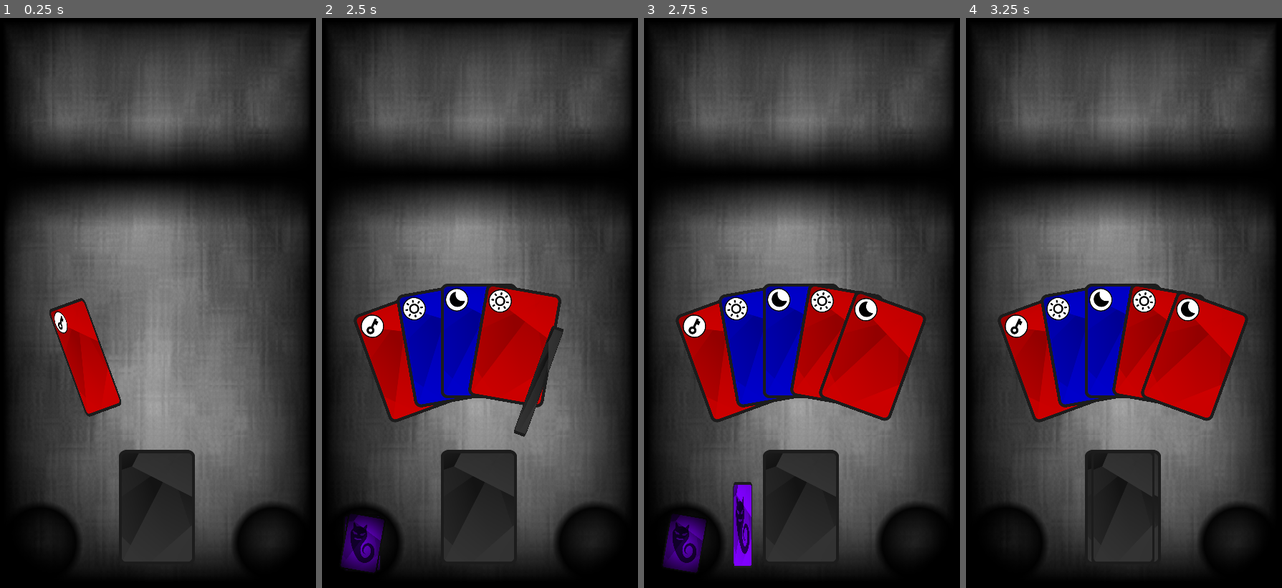
Above: before the commit, frames 1-4 (left to right).
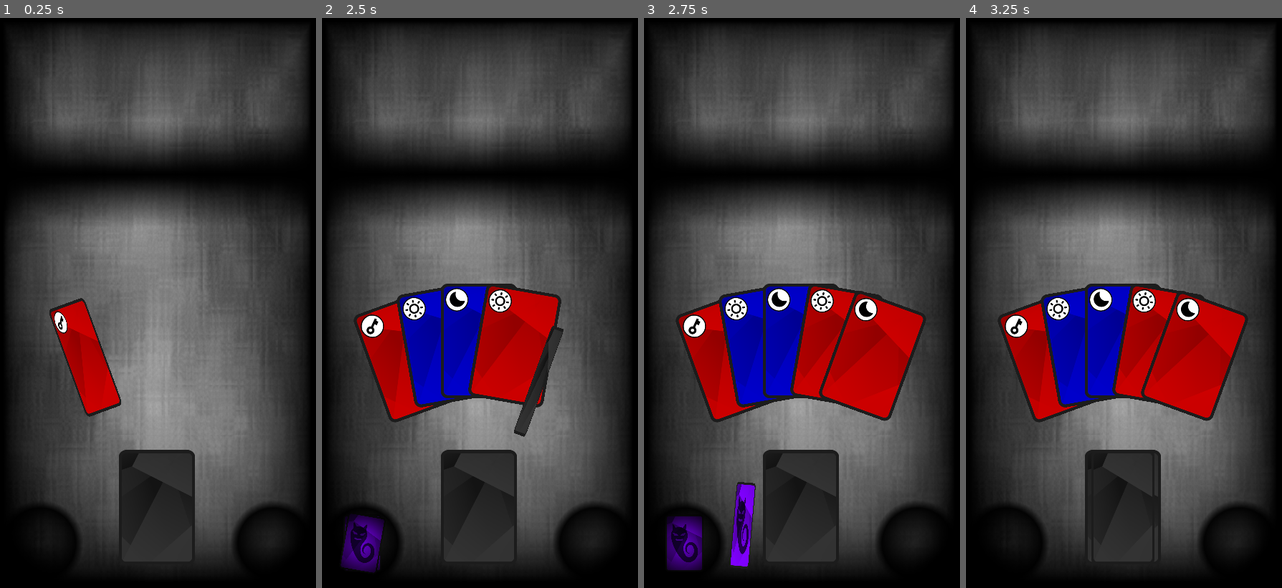
Above: after the commit, the same moments.

Repository: marcopar/Onirica
Game: Godot game, scene res://scenes/main/main.tscn
The game is run twice, just before and just after one commit, with the same random seed, the same clock (stepped at 60 frames per second) and the same inputs.
Inputs (mouse positions are in pixels of both pictures, inside the frame that each line leads up to):
- Up to frame 1 (0.25 s): no input
- Up to frame 2 (2.5 s): drag from (480, 508) to (480, 177) at 0.52 s; drag from (363, 542) to (480, 508) at 1.27 s; move the mouse to (407, 360) at 2.02 s; click (407, 360) at 2.17 s
- Up to frame 3 (2.75 s): no input
- Up to frame 4 (3.25 s): drag from (1007, 542) to (1124, 177) at 2.77 s

Frames 1-2 are identical in both runs. In frame 3, 0.7% of the frame differs, in the area x 5-36%, y 81-98%; in frame 4, nothing differs.

Commit message:
Typos and improve empty limbo animation

Diff:
--- a/project/manager/card_manager.gd
+++ b/project/manager/card_manager.gd
@@ -51,7 +51,7 @@
 	}
 }
 
-const BOAT_EXPANSION_DECK = {
+const GLYPHS_EXPANSION_DECK = {
 	CARD_TYPE.GLYPH: {
 		CARD_COLOR.RED: 2,
 		CARD_COLOR.BLUE: 2,
@@ -66,7 +66,7 @@
 	}
 }
 
-const FIRSTCLASS_AND_LUGGAGE_EXPANSION_DECK = {
+const CROSSROADS_AND_DEADENDS_EXPANSION_DECK = {
 	CARD_TYPE.SUN: {
 		CARD_COLOR.MULTI: 3
 	},
--- a/project/manager/game_manager.gd
+++ b/project/manager/game_manager.gd
@@ -90,10 +90,12 @@
 
 func check_for_door_combo(last3: Array[Card]) -> bool:
 	var colors: Dictionary = {}
+	#count the different colors
 	for card in last3:
 		if card.card_model.color == CardManager.CARD_COLOR.MULTI:
 			continue
 		colors[card.card_model.color] = true
+	#check the colors number and the types
 	if colors.keys().size() == 1 and \
 		last3[0].card_model.type != last3[1].card_model.type and \
 		last3[1].card_model.type != last3[2].card_model.type:
--- a/project/scenes/main/main.gd
+++ b/project/scenes/main/main.gd
@@ -70,6 +70,8 @@
 func empty_limbo() -> void:
 	var limbo_copy: Array[Card]
 	limbo_copy.append_array(GameManager.limbo)
+	#remove cards from the top one, it's visually nicer
+	limbo_copy.reverse()
 	for card in limbo_copy:
 		await animate_card_from_limbo_to_deck(card)
 		GameManager.deck_model.add_card_back(card.card_model)
